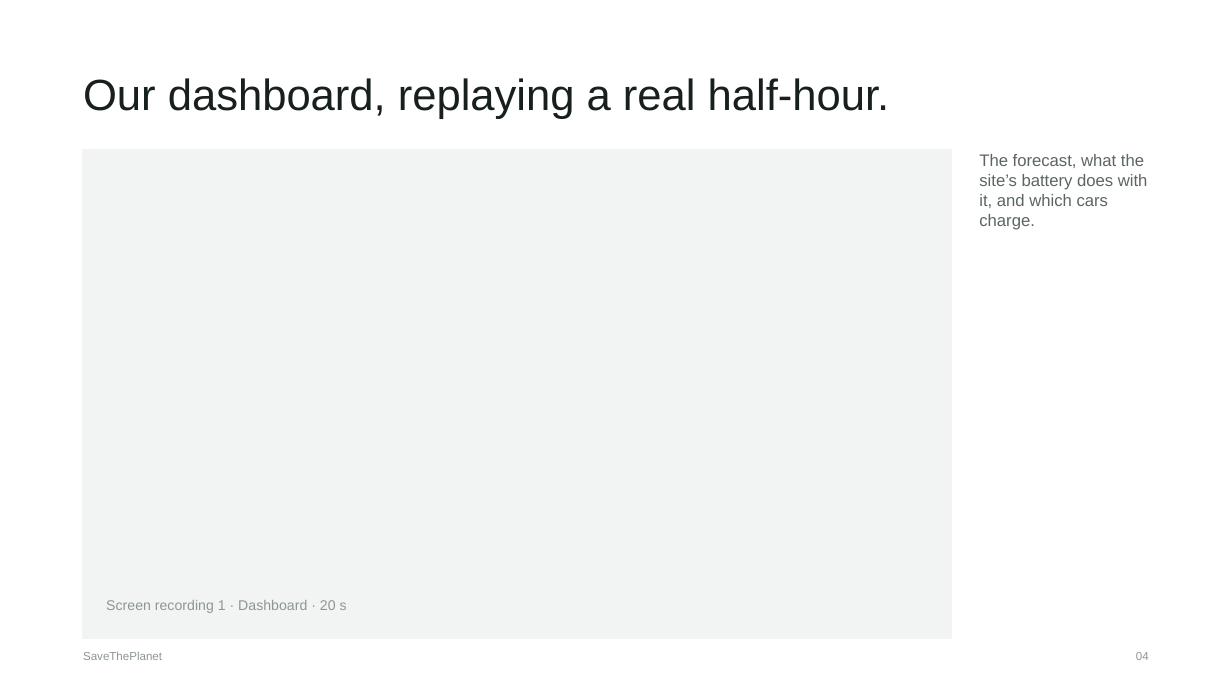
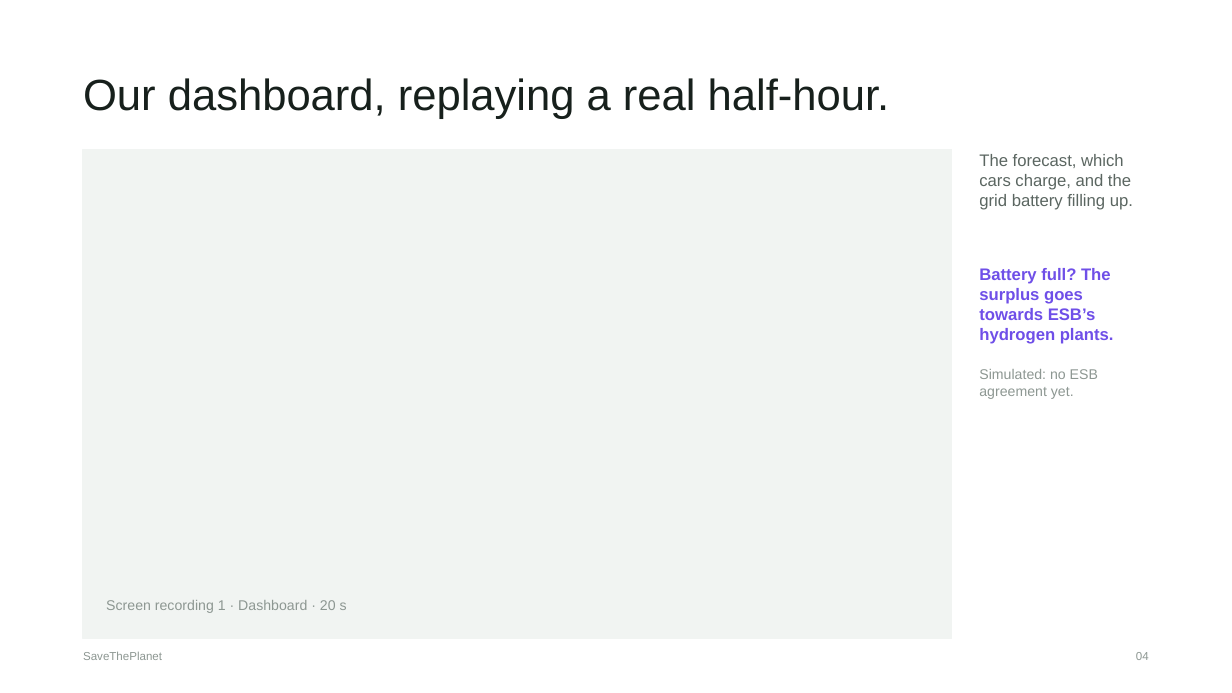
Before and after one commit to MarcoLadeira/SaveThePlanet, a slide deck: slide 4 of docs/demo/SaveThePlanet-pitch.pptx. Drawn at 1232x693 pixels with LibreOffice and Linux fonts; fonts in the diff are those of the drawing. Boxes give left, top, right and bottom in pixels: in the first picture for what was removed or moved away, otherwise in the second. Text is boxed around its words. In the diff, an @@ line names an element or a change of style, - is before the commit and + after.

```diff
--- a/docs/demo/SaveThePlanet-pitch.pptx
+++ b/docs/demo/SaveThePlanet-pitch.pptx
@@ text at (979, 154, 1133, 210): text changed @@
-The forecast, what the site’s battery does with it, and which cars charge.
+The forecast, which cars charge, and the grid battery filling up.
@@ text added at (979, 268, 1114, 344), 13 pt, text #6F4FE8, bold @@
+Battery full? The surplus goes towards ESB’s hydrogen plants.
@@ text added at (979, 369, 1098, 399), 11 pt, text #8D9792 @@
+Simulated: no ESB agreement yet.
```
Also in this commit, not shown: 2 other slides changed, 1 slide added, 1 slide removed, 9 other files.
